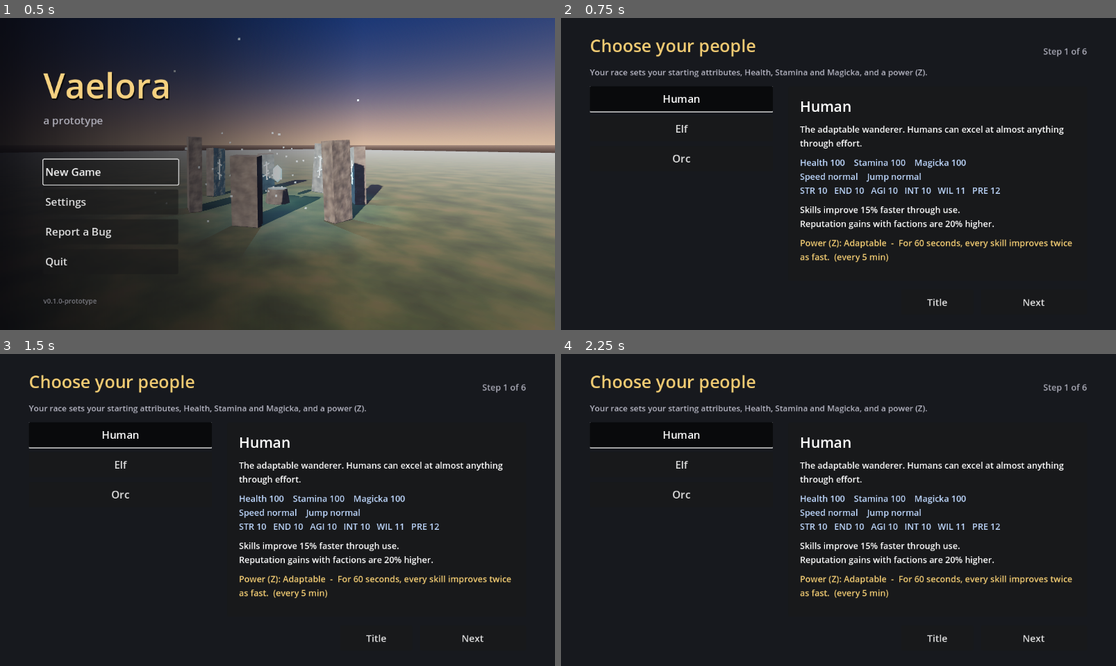
Above: before the commit, frames 1-4 (two rows, left to right).
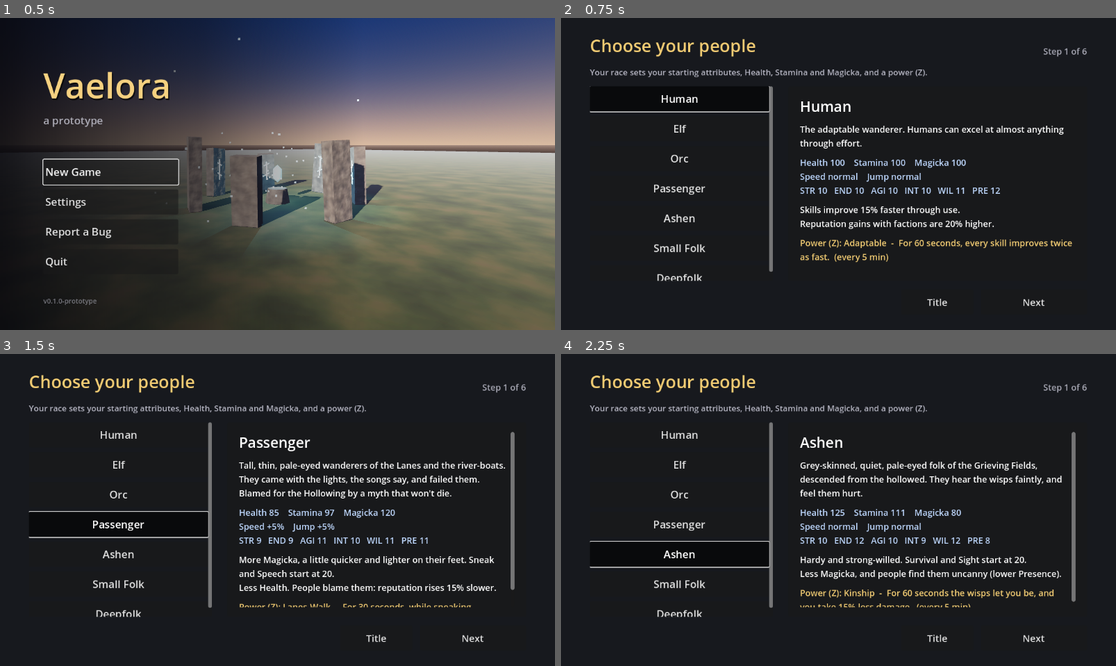
Above: after the commit, the same moments.

Repository: RCJLabs/Vaelora-godot
Game: Godot game, scene res://ui/title_screen.tscn
Two runs of this game, one before a commit and one after it. Both use one fixed random seed, a clock stepped at 60 frames per second and the inputs below.
Inputs (mouse positions are in pixels of both pictures, inside the frame that each line leads up to):
- Up to frame 1 (0.5 s): no input
- Up to frame 2 (0.75 s): click "New Game" at 0.5 s
- Up to frame 3 (1.5 s): click (116, 525) at 1.25 s, where only the run after the commit has a clickable "Passenger"
- Up to frame 4 (2.25 s): click (677, 553) at 2 s, where only the run after the commit has a clickable "Ashen"

Frame 1 is identical in both runs. In frame 2, 1.1% of the frame differs, in the area x 16-39%, y 21-85%; in frame 3, 7.4%, in the area x 5-93%, y 21-85%; in frame 4, 7.3%.

Commit message:
Make all seven peoples playable: Passenger, Ashen, Small Folk, Deepfolk
Four new races from docs/lore/PEOPLES.md, each with its own pools,
attributes, starting skills and a race power: Lanes-Walk (Passenger),
Kinship (Ashen), Fortune's Favour (Small Folk) and Steadfast (Deepfolk).
Maren has a line for each. No art of their own yet: same placeholder
body for everyone.

Co-Authored-By: Claude Opus 5.5 <noreply@anthropic.com>
Claude-Session: https://claude.ai/code/session_01BPE8ZczZ4hZnRHyCfMJwVS

Diff:
--- a/godot/character/abilities.json
+++ b/godot/character/abilities.json
@@ -8,6 +8,10 @@
 	"hunters_focus": { "name": "Hunter's Focus", "description": "For 20 seconds, deal 15% more damage.", "cooldown": 90, "effect": "hunters_focus" },
 	"blessing": { "name": "Blessing", "description": "Restore 4 Health per second for 10 seconds.", "cooldown": 90, "effect": "blessing" },
 	"steady_nerves": { "name": "Steady Nerves", "description": "For 12 seconds, take 20% less damage and recover Stamina 50% faster.", "cooldown": 90, "effect": "steady_nerves" },
+	"lanes_walk": { "name": "Lanes-Walk", "description": "For 30 seconds, while sneaking, enemies notice you at a third of the usual rate.", "cooldown": 120, "effect": "lanes_walk" },
+	"kinship": { "name": "Kinship", "description": "For 60 seconds the wisps let you be, and you take 15% less damage.", "cooldown": 300, "scripted": true },
+	"fortunes_favour": { "name": "Fortune's Favour", "description": "For 15 seconds, a third of the blows aimed at you miss.", "cooldown": 120, "effect": "fortunes_favour" },
+	"steadfast": { "name": "Steadfast", "description": "For 20 seconds, hard to stagger (a quarter of the poise damage) and 15% less damage taken.", "cooldown": 120, "effect": "steadfast" },
 	"war_cry": { "name": "War Cry", "description": "Every enemy within 8 m reels, staggered.", "cooldown": 60, "class": true },
 	"hunters_mark": { "name": "Hunter's Mark", "description": "The enemy you're aiming at (within 40 m) takes 30% more from everything for 20 seconds.", "cooldown": 45, "class": true },
 	"vanish": { "name": "Vanish", "description": "Unseen for 8 seconds: enemies lose you. Attacking or casting ends it.", "cooldown": 90, "class": true },
--- a/godot/dialogue/maren.json
+++ b/godot/dialogue/maren.json
@@ -100,6 +100,26 @@
 					"text": "My people still sing of these hills.",
 					"next": "elf_line",
 					"requires_race": "Elf"
+				},
+				{
+					"text": "You can say it. A Passenger, on your step.",
+					"next": "passenger_line",
+					"requires_race": "Passenger"
+				},
+				{
+					"text": "You've gone quiet. Is it the grey?",
+					"next": "ashen_line",
+					"requires_race": "Ashen"
+				},
+				{
+					"text": "Small folk run half the inns on this road. Who runs yours?",
+					"next": "small_folk_line",
+					"requires_race": "Small Folk"
+				},
+				{
+					"text": "A long way from any mountain, I know.",
+					"next": "deepfolk_line",
+					"requires_race": "Deepfolk"
 				},
 				{
 					"text": "I served in a levy. A waystation this far out must see trouble.",
@@ -621,6 +641,58 @@
 					"next": "end"
 				}
 			]
+		},
+		"passenger_line": {
+			"text": "I wasn't going to say anything. There've been Passengers on the river longer than there's been a bridge. Some here blame your lot for every fever that comes up the road. I blame the wolves.",
+			"choices": [
+				{
+					"text": "Why don't people come this way?",
+					"next": "wolves"
+				},
+				{
+					"text": "Goodbye.",
+					"next": "end"
+				}
+			]
+		},
+		"ashen_line": {
+			"text": "Partly. My gran said the Ashen hear the lights. Out here, after dark, I'd almost envy you. Almost.",
+			"choices": [
+				{
+					"text": "Why don't people come this way?",
+					"next": "wolves"
+				},
+				{
+					"text": "Goodbye.",
+					"next": "end"
+				}
+			]
+		},
+		"small_folk_line": {
+			"text": "I do, and no Hearthlands broker has bought me out yet, though one tried. Don't tell him the roof leaks.",
+			"choices": [
+				{
+					"text": "Why don't people come this way?",
+					"next": "wolves"
+				},
+				{
+					"text": "Goodbye.",
+					"next": "end"
+				}
+			]
+		},
+		"deepfolk_line": {
+			"text": "Not as far as you'd think. Your guilds sent surveyors to the stones up the hill last spring. They put their ears to the rock, went pale, and left before supper.",
+			"choices": [
+				{
+					"text": "Why don't people come this way?",
+					"next": "wolves"
+				},
+				{
+					"text": "Goodbye.",
+					"next": "end"
+				}
+			]
 		}
 	}
 }
--- /dev/null
+++ b/godot/effects/fortunes_favour.tres
@@ -0,0 +1,12 @@
+[gd_resource type="Resource" script_class="StatusEffectData" load_steps=2 format=3]
+
+[ext_resource type="Script" path="res://systems/status_effect_data.gd" id="1_fx"]
+
+[resource]
+script = ExtResource("1_fx")
+id = "fortunes_favour"
+display_name = "Fortune's Favour"
+description = "A third of the blows aimed at you miss."
+is_harmful = false
+duration = 15.0
+modifiers = {}
--- /dev/null
+++ b/godot/effects/kinship.tres
@@ -0,0 +1,14 @@
+[gd_resource type="Resource" script_class="StatusEffectData" load_steps=2 format=3]
+
+[ext_resource type="Script" path="res://systems/status_effect_data.gd" id="1_fx"]
+
+[resource]
+script = ExtResource("1_fx")
+id = "kinship"
+display_name = "Kinship"
+description = "You take 15% less damage."
+is_harmful = false
+duration = 60.0
+modifiers = {
+"damage_taken": 0.85
+}
--- /dev/null
+++ b/godot/effects/lanes_walk.tres
@@ -0,0 +1,14 @@
+[gd_resource type="Resource" script_class="StatusEffectData" load_steps=2 format=3]
+
+[ext_resource type="Script" path="res://systems/status_effect_data.gd" id="1_fx"]
+
+[resource]
+script = ExtResource("1_fx")
+id = "lanes_walk"
+display_name = "Lanes-Walk"
+description = "While sneaking, enemies notice you at a third of the rate."
+is_harmful = false
+duration = 30.0
+modifiers = {
+"awareness_rate": 0.33
+}
--- /dev/null
+++ b/godot/effects/steadfast.tres
@@ -0,0 +1,15 @@
+[gd_resource type="Resource" script_class="StatusEffectData" load_steps=2 format=3]
+
+[ext_resource type="Script" path="res://systems/status_effect_data.gd" id="1_fx"]
+
+[resource]
+script = ExtResource("1_fx")
+id = "steadfast"
+display_name = "Steadfast"
+description = "A quarter of the poise damage, 15% less damage."
+is_harmful = false
+duration = 20.0
+modifiers = {
+"poise_damage_taken": 0.25,
+"damage_taken": 0.85
+}
--- /dev/null
+++ b/godot/races/ashen.tres
@@ -0,0 +1,32 @@
+[gd_resource type="Resource" script_class="RaceData" load_steps=2 format=3]
+
+[ext_resource type="Script" path="res://systems/race_data.gd" id="1_race"]
+
+[resource]
+script = ExtResource("1_race")
+display_name = "Ashen"
+description = "Grey-skinned, quiet, pale-eyed folk of the Grieving Fields, descended from the hollowed. They hear the wisps faintly, and feel them hurt."
+health = 115
+stamina = 105
+magicka = 85
+move_speed_mult = 1.0
+jump_height_mult = 1.0
+skill_xp_mult = 1.0
+reputation_gain_mult = 1.0
+melee_damage_mult = 1.0
+attribute_bonuses = {
+"endurance": 2,
+"willpower": 2,
+"presence": -2,
+"intellect": -1
+}
+skill_bonuses = {
+"survival": 5,
+"sight": 5
+}
+starting_spells = Array[String](["healing"])
+traits = "Hardy and strong-willed. Survival and Sight start at 20.
+Less Magicka, and people find them uncanny (lower Presence)."
+signature_ability = "Kinship"
+ability_id = "kinship"
+signature_description = "Power (Z): for 60 seconds the wisps let you be, and you take 15% less damage."
--- /dev/null
+++ b/godot/races/deepfolk.tres
@@ -0,0 +1,31 @@
+[gd_resource type="Resource" script_class="RaceData" load_steps=2 format=3]
+
+[ext_resource type="Script" path="res://systems/race_data.gd" id="1_race"]
+
+[resource]
+script = ExtResource("1_race")
+display_name = "Deepfolk"
+description = "Miners and rune-smiths of Karrowdeep and the guild halls under the hills, who live by contracts carved in stone and the depth of a seam."
+health = 120
+stamina = 110
+magicka = 80
+move_speed_mult = 0.95
+jump_height_mult = 0.95
+skill_xp_mult = 1.0
+reputation_gain_mult = 1.0
+melee_damage_mult = 1.05
+attribute_bonuses = {
+"endurance": 2,
+"strength": 1,
+"agility": -1,
+"presence": -1
+}
+skill_bonuses = {
+"smithing": 10
+}
+starting_spells = Array[String](["healing"])
+traits = "Tough and stubborn, 5% stronger in melee. Smithing starts at 25.
+Less Magicka, a little slower."
+signature_ability = "Steadfast"
+ability_id = "steadfast"
+signature_description = "Power (Z): for 20 seconds, hard to stagger (a quarter of the poise damage) and 15% less damage taken."
--- /dev/null
+++ b/godot/races/passenger.tres
@@ -0,0 +1,33 @@
+[gd_resource type="Resource" script_class="RaceData" load_steps=2 format=3]
+
+[ext_resource type="Script" path="res://systems/race_data.gd" id="1_race"]
+
+[resource]
+script = ExtResource("1_race")
+display_name = "Passenger"
+description = "Tall, thin, pale-eyed wanderers of the Lanes and the river-boats. They came with the lights, the songs say, and failed them. Blamed for the Hollowing by a myth that won't die."
+health = 90
+stamina = 100
+magicka = 120
+move_speed_mult = 1.05
+jump_height_mult = 1.05
+skill_xp_mult = 1.0
+reputation_gain_mult = 0.85
+melee_damage_mult = 1.0
+attribute_bonuses = {
+"agility": 1,
+"willpower": 1,
+"presence": 1,
+"strength": -1,
+"endurance": -1
+}
+skill_bonuses = {
+"sneak": 5,
+"speech": 5
+}
+starting_spells = Array[String](["healing"])
+traits = "More Magicka, a little quicker and lighter on their feet. Sneak and Speech start at 20.
+Less Health. People blame them: reputation rises 15% slower."
+signature_ability = "Lanes-Walk"
+ability_id = "lanes_walk"
+signature_description = "Power (Z): for 30 seconds, while sneaking, enemies notice you at a third of the usual rate."
--- /dev/null
+++ b/godot/races/small_folk.tres
@@ -0,0 +1,31 @@
+[gd_resource type="Resource" script_class="RaceData" load_steps=2 format=3]
+
+[ext_resource type="Script" path="res://systems/race_data.gd" id="1_race"]
+
+[resource]
+script = ExtResource("1_race")
+display_name = "Small Folk"
+description = "Innkeepers, couriers and brokers from the Hearthlands, on every road in the Empire. Trusted go-betweens, because small folk don't do spells (so they say)."
+health = 85
+stamina = 115
+magicka = 60
+move_speed_mult = 0.95
+jump_height_mult = 0.9
+skill_xp_mult = 1.0
+reputation_gain_mult = 1.1
+melee_damage_mult = 0.9
+attribute_bonuses = {
+"agility": 2,
+"presence": 2,
+"strength": -2,
+"intellect": -1
+}
+skill_bonuses = {
+"speech": 10
+}
+starting_spells = Array[String]([])
+traits = "Nimble and well-liked: reputation rises 10% faster. Speech starts at 25.
+Less Health and Magicka, slower and shorter, 10% weaker in melee. Know no spells at the start."
+signature_ability = "Fortune's Favour"
+ability_id = "fortunes_favour"
+signature_description = "Power (Z): for 15 seconds, a third of the blows aimed at you miss."
--- a/godot/systems/earned_powers.gd
+++ b/godot/systems/earned_powers.gd
@@ -96,9 +96,15 @@
 		Character.changed.emit()
 
 
-## A power that needs code ("scripted": true). False if it can't go off now.
+## A power that needs code ("scripted": true; earned ones, and the Ashen's Kinship).
+## False if it can't go off now.
 func activate(id: String, player: Node3D) -> bool:
 	match id:
+		"kinship":
+			player.effects.apply("wisp_grace")
+			player.effects.active["wisp_grace"]["time_left"] = 60.0
+			player.effects.apply("kinship")
+			return true
 		"shrines_peace":
 			for enemy in _enemies_near(player.global_position, PEACE_RADIUS):
 				if not is_wisp(enemy):
--- a/godot/systems/effect_library.gd
+++ b/godot/systems/effect_library.gd
@@ -44,6 +44,10 @@
 	"res://effects/storm_mantle.tres",
 	"res://effects/call_the_host.tres",
 	"res://effects/rally.tres",
+	"res://effects/lanes_walk.tres",
+	"res://effects/kinship.tres",
+	"res://effects/fortunes_favour.tres",
+	"res://effects/steadfast.tres",
 	"res://effects/stone_skin.tres",
 	"res://effects/greenward.tres",
 	"res://effects/roadwise.tres",
--- a/godot/systems/stats.gd
+++ b/godot/systems/stats.gd
@@ -51,6 +51,8 @@
 ## Anything with modifier(key) -> float that always applies (the player sets
 ## this to the Character autoload: traits, perks, Hardcore). null for others.
 var permanent: Object = null
+const FORTUNE_MISS := 0.33
+signal missed
 
 
 func _ready() -> void:
@@ -107,6 +109,9 @@
 func take_damage(amount: float, over_time: bool = false) -> void:
 	if is_dead or amount <= 0.0:
 		return
+	if not over_time and _effects and _effects.has("fortunes_favour") and randf() < FORTUNE_MISS:
+		missed.emit()   # Fortune's Favour (small folk)
+		return
 	amount *= modifier("damage_taken")
 	if over_time:
 		amount *= modifier("dot_damage_taken")
--- a/godot/systems/stealth.gd
+++ b/godot/systems/stealth.gd
@@ -77,7 +77,7 @@
 	var reach := base_range * range_mult()
 	var level: float = _awareness.get(id, 0.0)
 	if dist < reach and sees(enemy):
-		level += delta * AWARE_RATE * (0.4 + 1.2 * (1.0 - dist / reach)) * Character.modifier("awareness_rate")
+		level += delta * AWARE_RATE * (0.4 + 1.2 * (1.0 - dist / reach)) * (foe.stats.modifier("awareness_rate") if foe.get("stats") is Stats else Character.modifier("awareness_rate"))   # Lanes-Walk too
 	else:
 		level -= delta * AWARE_DECAY
 	if level >= 1.0:
--- /dev/null
+++ b/godot/tests/test_peoples.gd
@@ -0,0 +1,67 @@
+extends "res://tests/test_base.gd"
+# The four peoples made playable after human, elf and orc (races/*.tres): each
+# in the creator, and each one's power (Z). The walking, jumping and Maren's line
+# for each are test_race's (one variant per race).
+const PEOPLES := ["passenger", "ashen", "small_folk", "deepfolk"]
+var f := 0
+var step := 0
+var wait := 0
+var p
+var C
+
+func _initialize() -> void:
+	autoload("SaveSystem").delete_save()
+	autoload("Character").create(load("res://races/human.tres"), "T", "soldier", [], {}, {})
+	change_scene_to_file("res://levels/test_level.tscn")
+
+## Become `race` (a fresh character) and use its power.
+func become(race: String) -> bool:
+	C.create(load("res://races/%s.tres" % race), "T", "soldier", [], {}, {})
+	p.effects.clear()
+	return C.use_power(0)
+
+func _physics_process(_d: float) -> bool:
+	if current_scene == null:
+		return false
+	f += 1
+	if wait > 0:
+		wait -= 1
+		return false
+	p = get_first_node_in_group("player")
+	C = autoload("Character")
+	match step:
+		0:
+			for i in [1, 2, 3]: current_scene.get_node("GreyfangPack/Wolf%d" % i).set_physics_process(false)
+			var cc = load("res://ui/character_creation.tscn").instantiate()
+			ok(cc.RACE_FILES.size() == 7, "seven races in the creator", cc.RACE_FILES.size())
+			cc.free()
+			for id in PEOPLES:
+				var race: RaceData = load("res://races/%s.tres" % id)
+				ok(C.ability_list.has(race.ability_id), "%s's power exists" % race.display_name, race.ability_id)
+				ok(race.description != "" and race.traits != "", "%s is described" % race.display_name)
+			ok(become("passenger") and p.effects.has("lanes_walk"), "Passenger: Lanes-Walk")
+			near(p.stats.modifier("awareness_rate"), 0.33, 0.001, "enemies notice a sneaking Passenger at a third of the rate")
+			near(autoload("GameState").race_data.reputation_gain_mult, 0.85, 0.001, "and reputation comes slower (they're blamed)")
+			ok(become("ashen") and p.effects.has("wisp_grace") and p.effects.has("kinship"), "Ashen: Kinship")
+			ok(p.effects.active["wisp_grace"]["time_left"] <= 60.0, "the wisps let you be for a minute")
+			near(p.stats.modifier("damage_taken"), 0.85, 0.001, "and 15% less damage")
+			ok(become("small_folk") and p.effects.has("fortunes_favour"), "Small folk: Fortune's Favour")
+			ok(autoload("Spellbook").known.is_empty(), "small folk know no spells at the start", autoload("Spellbook").known)
+			p.stats.max_health = 100000.0; p.stats.health = 100000.0
+			var missed := [0]
+			p.stats.missed.connect(func(): missed[0] += 1)
+			for i in 600:
+				p.stats.take_damage(1.0)
+			ok(missed[0] > 150 and missed[0] < 260, "about a third of 600 blows miss", missed[0])
+			var ticks_before: float = p.stats.health
+			p.stats.take_damage(5.0, true)
+			ok(p.stats.health < ticks_before, "burning and bleeding still land")
+			p.effects.clear()
+			ok(become("deepfolk") and p.effects.has("steadfast"), "Deepfolk: Steadfast")
+			near(p.stats.modifier("poise_damage_taken"), 0.25, 0.001, "a quarter of the poise damage")
+			near(p.stats.modifier("damage_taken"), 0.85, 0.001, "and 15% less damage")
+			ok(C.cooldowns.has("steadfast") and not C.use_power(0), "then it waits")
+			autoload("SaveSystem").delete_save()
+			return done()
+	step += 1
+	return false
--- a/godot/tests/test_race.gd
+++ b/godot/tests/test_race.gd
@@ -1,8 +1,10 @@
 extends "res://tests/test_base.gd"
 # Race choice in the creator carries into the game: walk/sprint/jump from the race data (and Agility), and race-specific dialogue.
-# Argument: human (default), elf or orc.
+# Argument: human (default), elf, orc, passenger, ashen, small_folk or deepfolk.
 # Maren's race-specific choice for each race ("" = none).
-const RACE_LINE := {"human": "", "elf": "My people still sing of these hills.", "orc": "You're not afraid of an orc on your doorstep?"}
+const RACE_LINE := {"human": "", "elf": "My people still sing of these hills.", "orc": "You're not afraid of an orc on your doorstep?",
+		"passenger": "You can say it. A Passenger, on your step.", "ashen": "You've gone quiet. Is it the grey?",
+		"small_folk": "Small folk run half the inns on this road. Who runs yours?", "deepfolk": "A long way from any mountain, I know."}
 const BASE_JUMP_PEAK := 1.07   # metres, at jump_height_mult 1.0
 var f := 0
 var cc
@@ -23,7 +25,7 @@
 	f += 1
 	if f == 3:
 		for b in cc.choices.get_children():
-			if b is Button and b.text.to_lower() == race_id: b.button_pressed = true; b.emit_signal("pressed")
+			if b is Button and b.text.to_lower().replace(" ", "_") == race_id: b.button_pressed = true; b.emit_signal("pressed")
 	if f == 5:
 		var details = cc.details.get_children()
 		ok(details.size() > 0 and details[0].text == race.display_name, "creator shows the chosen race", details[0].text if details.size() > 0 else "")
@@ -54,10 +56,10 @@
 		var choices: Array = dm.choices_box.get_children().map(func(b): return b.text)
 		ok(dm.is_active and choices.size() >= 2 and choices[-1].ends_with("Goodbye."), "talking to Maren", choices)
 		var line: String = RACE_LINE[race_id]
-		if line == "":
-			ok(not choices.any(func(c): return c.ends_with(RACE_LINE["elf"]) or c.ends_with(RACE_LINE["orc"])), "no other race's choice", choices)
-		else:
+		if line != "":
 			ok(choices.any(func(c): return c.ends_with(line)), "race-specific choice: " + line, choices)
+		var others: Array = RACE_LINE.keys().filter(func(r): return r != race_id and RACE_LINE[r] != "")
+		ok(not choices.any(func(c): return others.any(func(r): return c.ends_with(RACE_LINE[r]))), "no other race's choice", choices)
 		autoload("SaveSystem").delete_save()
 		return done()
 	return false
--- a/godot/ui/character_creation.gd
+++ b/godot/ui/character_creation.gd
@@ -10,6 +10,10 @@
 	"res://races/human.tres",
 	"res://races/elf.tres",
 	"res://races/orc.tres",
+	"res://races/passenger.tres",
+	"res://races/ashen.tres",
+	"res://races/small_folk.tres",
+	"res://races/deepfolk.tres",
 ]
 const START_LEVEL := "res://levels/test_level.tscn"
 const GOLD := Color(0.95, 0.8, 0.45)
Not shown, changed: docs/godot-starter/CHARACTER.md
Not shown, changed: docs/godot-starter/RACES.md
Not shown, changed: docs/races.md
